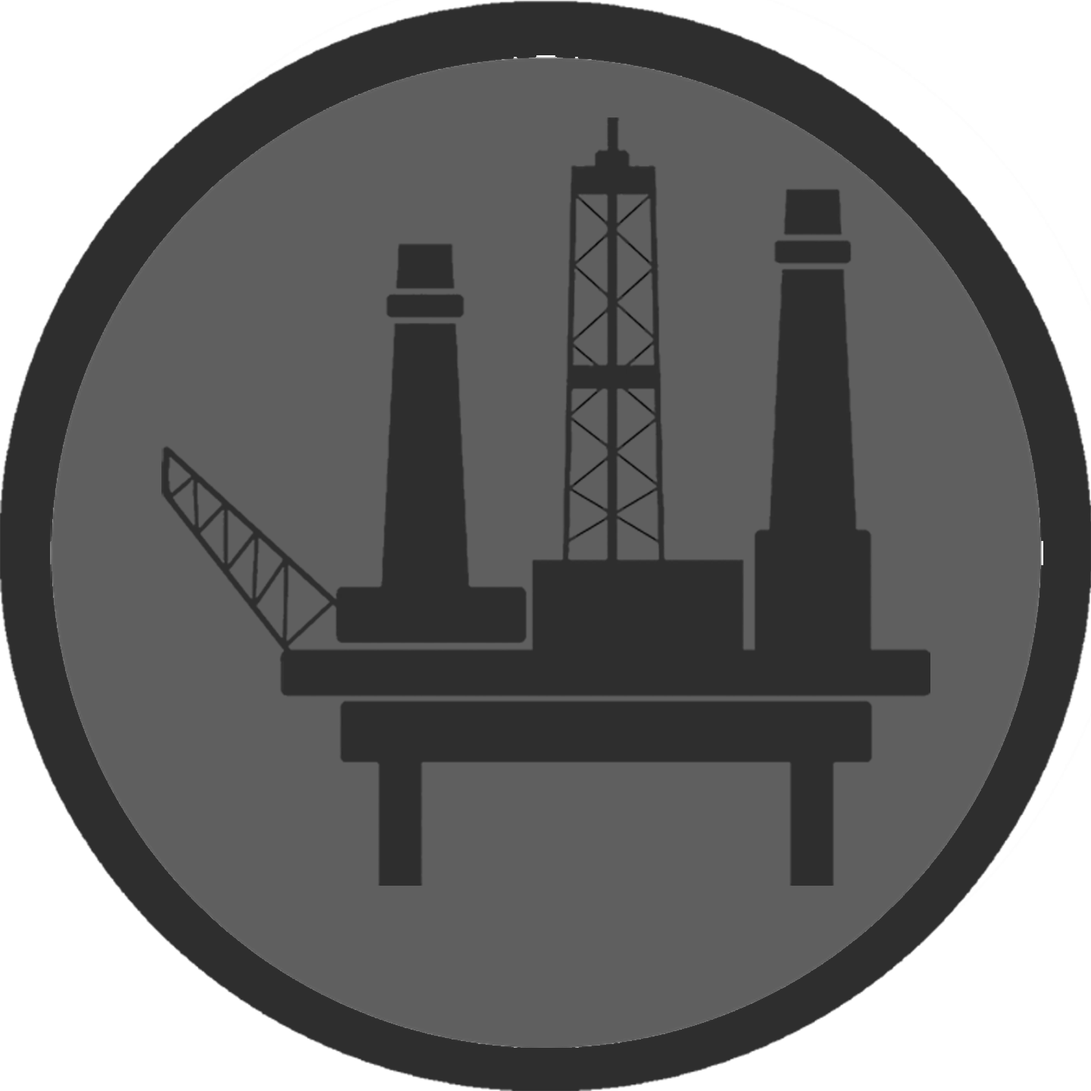
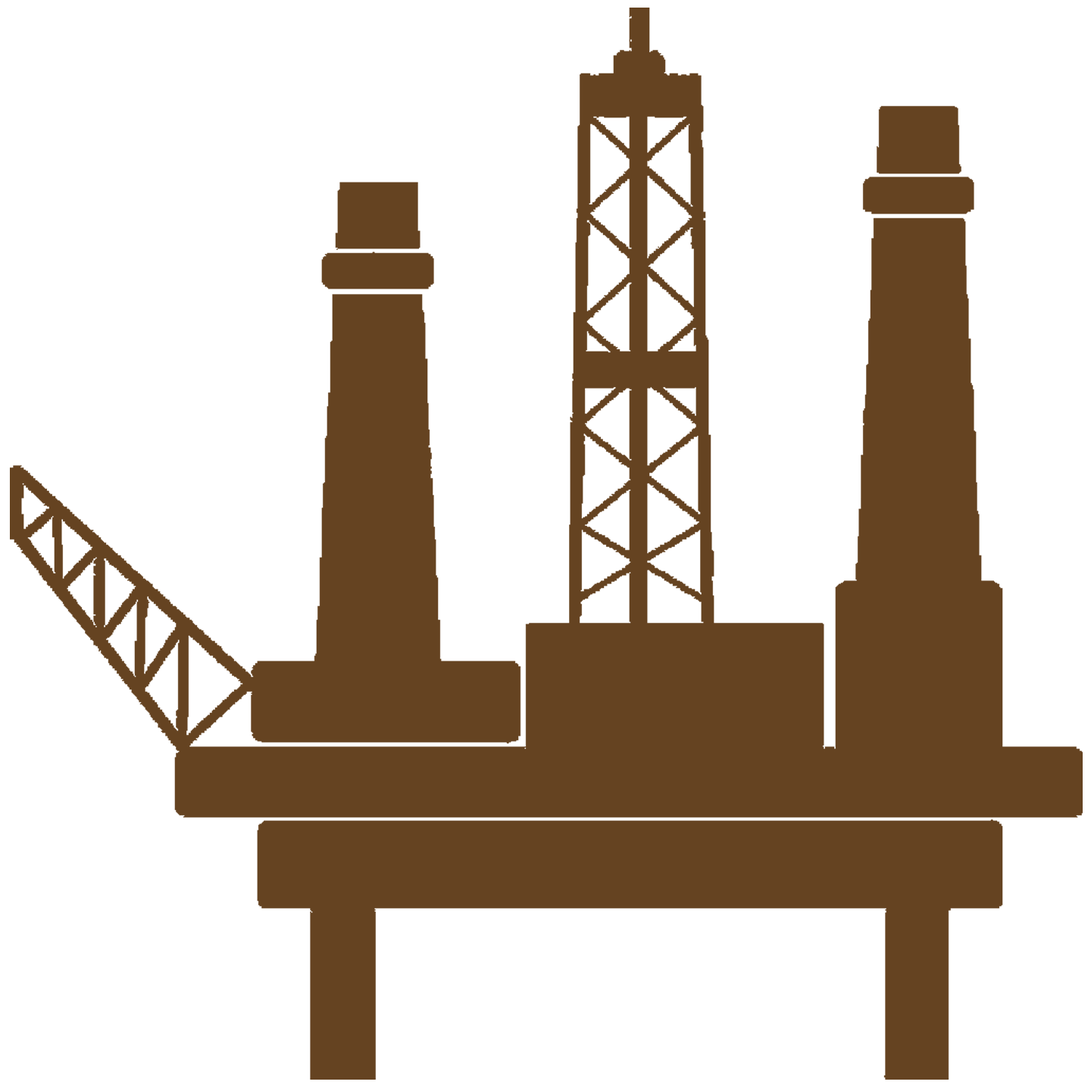
Layered file, before and after one edit (1091x1091). Changes by layer:
painted on "ezgif.com-webp-to-jpg" over box(9, 7, 1084, 1081)
hid "Layer 1" over box(50, 27, 1076, 1049)
hid "Layer 2" over box(0, 0, 1091, 1091)
